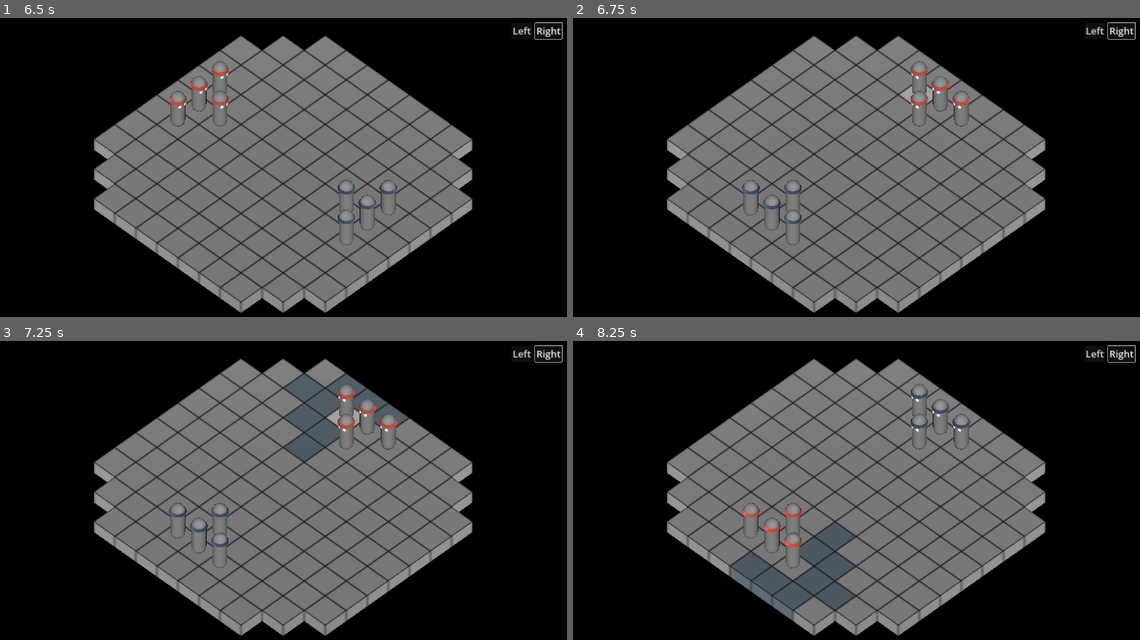
Above: before the commit, frames 1-4 (two rows, left to right).
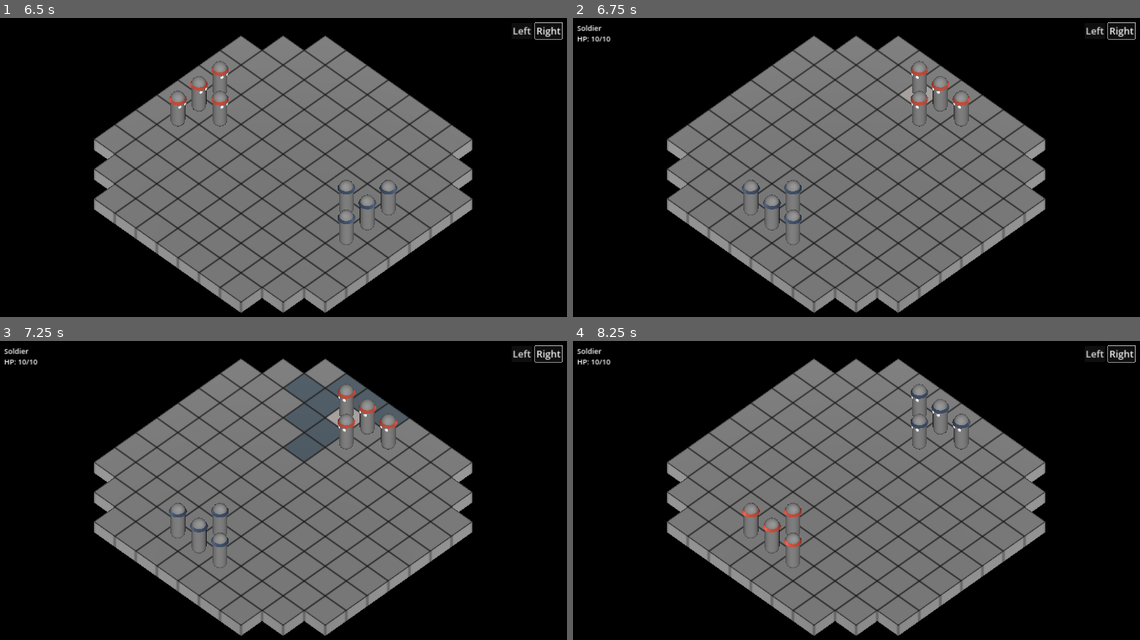
Above: after the commit, the same moments.

Repository: telmotrooper/meagre-tactics
Game: Godot game, scene res://main.tscn
Two runs of this game, one before a commit and one after it. Both use one fixed random seed, a clock stepped at 60 frames per second and the inputs below.
Inputs (mouse positions are in pixels of both pictures, inside the frame that each line leads up to):
- Up to frame 1 (6.5 s): click "Left" at 0.5 s; click "Right" at 1.25 s; click "Left" at 2 s; click "Right" at 2.75 s; click "Left" at 3.5 s; click "Right" at 4.25 s; tap Enter at 5 s; move the mouse to (413, 158) at 5.02 s; click (413, 158) at 5.17 s; tap Space at 5.75 s; move the mouse to (164, 191) at 5.77 s; click (164, 191) at 5.92 s
- Up to frame 2 (6.75 s): tap Enter at 6.5 s; move the mouse to (913, 101) at 6.52 s; click (913, 101) at 6.67 s
- Up to frame 3 (7.25 s): no input
- Up to frame 4 (8.25 s): tap Space at 7.25 s; move the mouse to (828, 562) at 7.27 s; click (828, 562) at 7.42 s; tap Enter at 8 s; move the mouse to (1032, 547) at 8.02 s; click (1032, 547) at 8.17 s

Frame 1 is identical in both runs. In frame 2, 0.1% of the frame differs, in the area x 0-7%, y 2-9%; in frame 3, 0.1%; in frame 4, 3.2%, in the area x 0-50%, y 2-94%.

Commit message:
display unit overview

Diff:
--- a/autoload/game_state.gd
+++ b/autoload/game_state.gd
@@ -1,4 +1,6 @@
 extends Node
+
+signal unit_hovered
 
 var board: Board
 var selected_unit: Unit
--- a/main.tscn
+++ b/main.tscn
@@ -1,9 +1,10 @@
-[gd_scene load_steps=6 format=3 uid="uid://cm7b76vakvonu"]
+[gd_scene load_steps=7 format=3 uid="uid://cm7b76vakvonu"]
 
 [ext_resource type="PackedScene" uid="uid://c7ss0ckdihwsf" path="res://board.tscn" id="1_655q7"]
 [ext_resource type="PackedScene" uid="uid://bfr6ahl1msuvj" path="res://unit/unit.tscn" id="2_6erff"]
 [ext_resource type="Script" path="res://board.gd" id="2_w2gau"]
 [ext_resource type="Script" path="res://camera_pivot.gd" id="3_6mpia"]
+[ext_resource type="Script" path="res://ui.gd" id="5_a6jqn"]
 
 [sub_resource type="Environment" id="Environment_loftu"]
 background_mode = 1
@@ -17,33 +18,41 @@
 
 [node name="Unit" parent="Board/Team1" instance=ExtResource("2_6erff")]
 transform = Transform3D(-4.37114e-08, 0, 1, 0, 1, 0, -1, 0, -4.37114e-08, -4, 1, -1)
+current_hp = 10
 
 [node name="Unit2" parent="Board/Team1" instance=ExtResource("2_6erff")]
 transform = Transform3D(-4.37114e-08, 0, 1, 0, 1, 0, -1, 0, -4.37114e-08, -4, 1, 0)
+current_hp = 10
 
 [node name="Unit3" parent="Board/Team1" instance=ExtResource("2_6erff")]
 transform = Transform3D(-4.37114e-08, 0, 1, 0, 1, 0, -1, 0, -4.37114e-08, -3, 1, 0)
+current_hp = 10
 
 [node name="Unit4" parent="Board/Team1" instance=ExtResource("2_6erff")]
 transform = Transform3D(-4.37114e-08, 0, 1, 0, 1, 0, -1, 0, -4.37114e-08, -4, 1, 1)
+current_hp = 10
 
 [node name="Team2" type="Node" parent="Board"]
 
 [node name="Unit" parent="Board/Team2" instance=ExtResource("2_6erff")]
 transform = Transform3D(1.31134e-07, 0, -1, 0, 1, 0, 1, 0, 1.31134e-07, 4, 1, 1)
 color = "red"
+current_hp = 10
 
 [node name="Unit2" parent="Board/Team2" instance=ExtResource("2_6erff")]
 transform = Transform3D(1.31134e-07, 0, -1, 0, 1, 0, 1, 0, 1.31134e-07, 4, 1, -2.18557e-08)
 color = "red"
+current_hp = 10
 
 [node name="Unit3" parent="Board/Team2" instance=ExtResource("2_6erff")]
 transform = Transform3D(1.31134e-07, 0, -1, 0, 1, 0, 1, 0, 1.31134e-07, 3, 1, 6.55671e-08)
 color = "red"
+current_hp = 10
 
 [node name="Unit4" parent="Board/Team2" instance=ExtResource("2_6erff")]
 transform = Transform3D(1.31134e-07, 0, -1, 0, 1, 0, 1, 0, 1.31134e-07, 4, 1, -1)
 color = "red"
+current_hp = 10
 
 [node name="CameraPivot" type="Node3D" parent="."]
 script = ExtResource("3_6mpia")
@@ -59,7 +68,7 @@
 [node name="WorldEnvironment" type="WorldEnvironment" parent="."]
 environment = SubResource("Environment_loftu")
 
-[node name="Control" type="Control" parent="."]
+[node name="UI" type="Control" parent="."]
 layout_mode = 3
 anchors_preset = 15
 anchor_right = 1.0
@@ -67,8 +76,9 @@
 grow_horizontal = 2
 grow_vertical = 2
 mouse_filter = 2
+script = ExtResource("5_a6jqn")
 
-[node name="MarginContainer" type="MarginContainer" parent="Control"]
+[node name="MarginContainer" type="MarginContainer" parent="UI"]
 layout_mode = 1
 anchors_preset = 15
 anchor_right = 1.0
@@ -77,18 +87,26 @@
 grow_vertical = 2
 mouse_filter = 2
 
-[node name="HBoxContainer" type="HBoxContainer" parent="Control/MarginContainer"]
+[node name="HBoxContainer" type="HBoxContainer" parent="UI/MarginContainer"]
 layout_mode = 2
 size_flags_horizontal = 8
 size_flags_vertical = 0
 
-[node name="LeftButton" type="Button" parent="Control/MarginContainer/HBoxContainer"]
+[node name="LeftButton" type="Button" parent="UI/MarginContainer/HBoxContainer"]
 layout_mode = 2
 text = "Left"
 
-[node name="RightButton" type="Button" parent="Control/MarginContainer/HBoxContainer"]
+[node name="RightButton" type="Button" parent="UI/MarginContainer/HBoxContainer"]
 layout_mode = 2
 text = "Right"
 
-[connection signal="pressed" from="Control/MarginContainer/HBoxContainer/LeftButton" to="CameraPivot" method="rotate_camera" binds= [-90.0]]
-[connection signal="pressed" from="Control/MarginContainer/HBoxContainer/RightButton" to="CameraPivot" method="rotate_camera" binds= [90.0]]
+[node name="SelectedUnitOverview" type="RichTextLabel" parent="UI/MarginContainer"]
+unique_name_in_owner = true
+custom_minimum_size = Vector2(300, 100)
+layout_mode = 2
+size_flags_horizontal = 0
+size_flags_vertical = 0
+bbcode_enabled = true
+
+[connection signal="pressed" from="UI/MarginContainer/HBoxContainer/LeftButton" to="CameraPivot" method="rotate_camera" binds= [-90.0]]
+[connection signal="pressed" from="UI/MarginContainer/HBoxContainer/RightButton" to="CameraPivot" method="rotate_camera" binds= [90.0]]
--- a/theme.tres
+++ b/theme.tres
@@ -7,3 +7,8 @@
 MarginContainer/constants/margin_left = 40
 MarginContainer/constants/margin_right = 40
 MarginContainer/constants/margin_top = 40
+RichTextLabel/font_sizes/bold_font_size = 24
+RichTextLabel/font_sizes/bold_italics_font_size = 24
+RichTextLabel/font_sizes/italics_font_size = 24
+RichTextLabel/font_sizes/mono_font_size = 24
+RichTextLabel/font_sizes/normal_font_size = 24
--- a/tile/tile.gd
+++ b/tile/tile.gd
@@ -34,6 +34,7 @@
 func _on_area_3d_mouse_entered() -> void:
 	if has_unit() and state != State.WALKABLE:
 		set_state(State.HOVER)
+		GameState.unit_hovered.emit(get_unit())
 
 func _on_area_3d_mouse_exited() -> void:
 	if state != State.WALKABLE:
@@ -41,7 +42,7 @@
 
 func _on_area_3d_input_event(_camera: Node, event: InputEvent, _event_position: Vector3, _normal: Vector3, _shape_idx: int) -> void:
 	if is_left_mouse_click(event):
-		if has_unit(): # select unit
+		if has_unit(): # Select unit
 			GameState.selected_unit = get_unit()
 			get_tree().call_group("tiles", "reset_state")
 
@@ -65,6 +66,10 @@
 		elif state == State.WALKABLE:
 			GameState.selected_unit.walk_to(self)
 
+		else: # Clean up selection
+			GameState.selected_unit = null
+			get_tree().call_group("tiles", "reset_state")
+
 func reset_state() -> void:
 	if state != State.HOVER:
 		set_state(State.REGULAR)
--- /dev/null
+++ b/ui.gd
@@ -0,0 +1,9 @@
+extends Control
+
+const text = "%s\nHP: %d/%d"
+
+func _ready() -> void:
+	GameState.unit_hovered.connect(update_unit_overview)
+
+func update_unit_overview(unit: Unit) -> void:
+	%SelectedUnitOverview.text = text % [unit.unit_type.unit_name, unit.current_hp, unit.unit_type.max_hp]
--- a/unit/unit.gd
+++ b/unit/unit.gd
@@ -4,12 +4,15 @@
 
 @export var color := "blue"
 @export var unit_type: UnitType
+@export var current_hp := 0
 
 @export_group("Materials")
 @export var blue_material: Material
 @export var red_material: Material
 
 func _ready() -> void:
+	current_hp = unit_type.max_hp
+
 	if color == "blue":
 		$Headband.set_surface_override_material(0, blue_material)
 	elif color == "red":
--- a/unit/unit.tscn
+++ b/unit/unit.tscn
@@ -22,6 +22,7 @@
 input_ray_pickable = false
 script = ExtResource("1_yopb6")
 unit_type = ExtResource("2_sde36")
+current_hp = null
 blue_material = ExtResource("2_ov4dn")
 red_material = ExtResource("2_52lg3")
 
